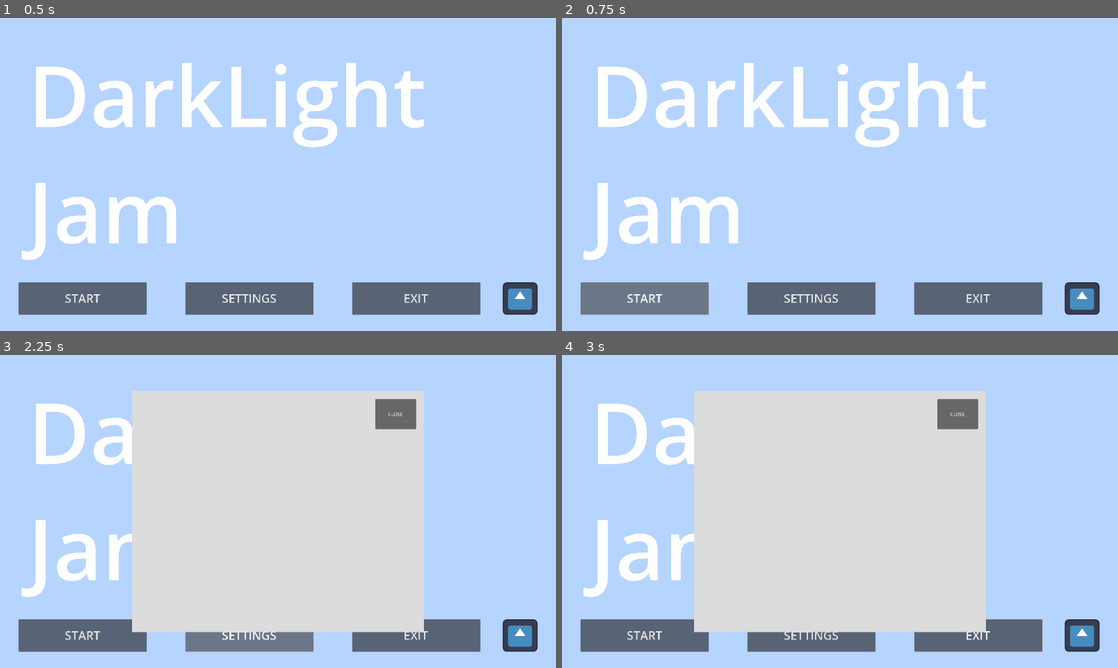
Above: before the commit, frames 1-4 (two rows, left to right).
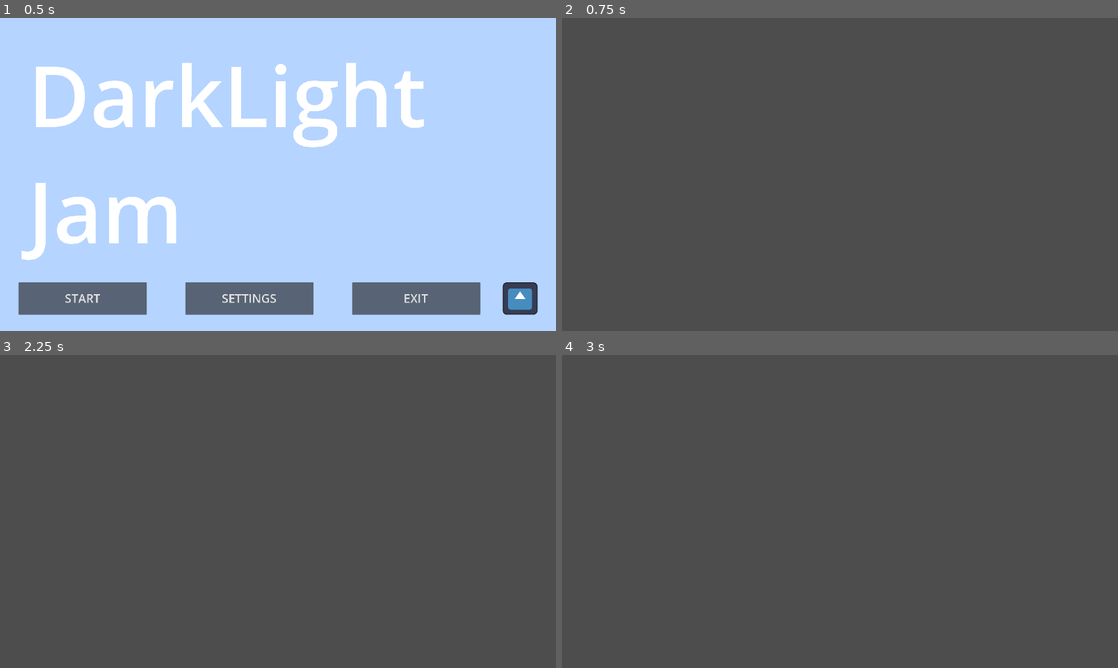
Above: after the commit, the same moments.

Repository: Wyatt5150/Godot-Wild-Jam-72
Game: Godot game, scene res://Levels/main_menu.tscn
The game is run twice, just before and just after one commit, with the same random seed, the same clock (stepped at 60 frames per second) and the same inputs. The engine's default icon, where the game draws it, is replaced by a stand-in: a white triangle on a blue panel in a dark square.
Inputs (mouse positions are in pixels of both pictures, inside the frame that each line leads up to):
- Up to frame 1 (0.5 s): no input
- Up to frame 2 (0.75 s): click "START" at 0.5 s
- Up to frame 3 (2.25 s): click (83, 636) at 1.25 s, where only the run before the commit has a clickable "START"; click (250, 636) at 2 s, where only the run before the commit has a clickable "SETTINGS"
- Up to frame 4 (3 s): move the mouse to (962, 495) at 2.77 s; hold Right (Right) from 2.78 s (still down); hold S (Darken) from 2.78 s (still down); click (962, 495) at 2.92 s

Frame 1 is identical in both runs. In frame 2, 100% of the frame differs, in the area x 0-100%, y 0-100%; in frame 3, 100%; in frame 4, 100%.

Commit message:
level framework + camera

Diff:
--- a/src/AutoLoads/save.gd
+++ b/src/AutoLoads/save.gd
@@ -4,6 +4,9 @@
 
 func _ready():
 	pass # Replace with function body.
+
+func reset():
+	roomSaveData = {}
 
 func GetRoomSave(room):
 	if !roomSaveData.has(room.name):
@@ -13,3 +16,6 @@
 		roomSaveData[room.name] = arr
 
 	return roomSaveData[room.name]
+
+func SetRoomData(room, index, val):
+	roomSaveData[room.name][index] = val
--- /dev/null
+++ b/src/Levels/level_template.tscn
@@ -0,0 +1,41 @@
+[gd_scene load_steps=4 format=3 uid="uid://dmnger67e5xjw"]
+
+[ext_resource type="Script" path="res://Scripts/level.gd" id="1_77ccr"]
+
+[sub_resource type="RectangleShape2D" id="RectangleShape2D_02kav"]
+size = Vector2(4117.5, 20)
+
+[sub_resource type="RectangleShape2D" id="RectangleShape2D_o0kwi"]
+size = Vector2(161, 1298.5)
+
+[node name="Level" type="Node2D"]
+script = ExtResource("1_77ccr")
+
+[node name="Transitions" type="Node" parent="."]
+
+[node name="Spawns" type="Node" parent="."]
+
+[node name="Objects" type="Node" parent="."]
+
+[node name="TileMap" type="TileMap" parent="."]
+format = 2
+
+[node name="CameraLock" type="StaticBody2D" parent="."]
+collision_layer = 8
+collision_mask = 0
+
+[node name="Top" type="CollisionShape2D" parent="CameraLock"]
+position = Vector2(1289, -20)
+shape = SubResource("RectangleShape2D_02kav")
+
+[node name="Bottom" type="CollisionShape2D" parent="CameraLock"]
+position = Vector2(1225, 1215)
+shape = SubResource("RectangleShape2D_02kav")
+
+[node name="Left" type="CollisionShape2D" parent="CameraLock"]
+position = Vector2(-79, 600.75)
+shape = SubResource("RectangleShape2D_o0kwi")
+
+[node name="Right" type="CollisionShape2D" parent="CameraLock"]
+position = Vector2(2538, 586)
+shape = SubResource("RectangleShape2D_o0kwi")
--- a/src/Levels/main_menu.gd
+++ b/src/Levels/main_menu.gd
@@ -1,6 +1,6 @@
 extends Control
 
-var level = "res://Levels/test.tscn"
+var level = "res://Levels/start.tscn"
 
 func _on_start_pressed():
 	get_tree().change_scene_to_file(level)
--- a/src/Levels/main_menu.tscn
+++ b/src/Levels/main_menu.tscn
@@ -29,6 +29,7 @@
 offset_top = 64.0
 offset_right = -488.0
 offset_bottom = 512.0
+grow_horizontal = 2
 theme_override_font_sizes/font_size = 291
 text = "DarkLight
 Jam"
--- /dev/null
+++ b/src/Levels/start.tscn
@@ -0,0 +1,3 @@
+[gd_scene format=3 uid="uid://dscnt5qu343fk"]
+
+[node name="Start" type="Node2D"]
--- /dev/null
+++ b/src/Scenes/camera.tscn
@@ -0,0 +1,28 @@
+[gd_scene load_steps=3 format=3 uid="uid://dvaonbvxr8oit"]
+
+[ext_resource type="Script" path="res://Scripts/Camera.gd" id="1_t3v50"]
+
+[sub_resource type="RectangleShape2D" id="RectangleShape2D_m6ko5"]
+size = Vector2(1920, 1080)
+
+[node name="Camera" type="CharacterBody2D"]
+collision_layer = 0
+collision_mask = 8
+platform_floor_layers = 4294901760
+script = ExtResource("1_t3v50")
+
+[node name="Camera2D" type="Camera2D" parent="."]
+
+[node name="CollisionShape2D" type="CollisionShape2D" parent="."]
+shape = SubResource("RectangleShape2D_m6ko5")
+
+[node name="Blackout" type="ColorRect" parent="."]
+offset_left = -2541.0
+offset_top = -1431.0
+offset_right = 2767.0
+offset_bottom = 1875.0
+color = Color(0, 0, 0, 1)
+
+[node name="Timer" type="Timer" parent="."]
+
+[connection signal="timeout" from="Timer" to="." method="_on_timer_timeout"]
--- /dev/null
+++ b/src/Scripts/Camera.gd
@@ -0,0 +1,23 @@
+extends CharacterBody2D
+
+var player
+var blackout
+var blackoutTarget
+
+func _ready():
+	blackout = $Blackout
+	blackoutTarget=1
+	$Timer.start(.2)
+	pass
+
+func _physics_process(delta):
+	if blackout.modulate.a != blackoutTarget:
+		blackout.modulate.a = move_toward(blackout.modulate.a, blackoutTarget, 5*delta)
+	velocity = (player.position - position)*5
+	move_and_slide()
+
+
+func _on_timer_timeout():
+	$Timer.stop()
+	blackoutTarget = 0
+	pass # Replace with function body.
--- a/src/Scripts/level.gd
+++ b/src/Scripts/level.gd
@@ -1,59 +1,69 @@
 # ADD THIS NODE AS A CHILD OF ANY LEVEL
 extends Node2D
 
-# key: area2d, value: next scene
-@export var transitions : Dictionary
+@export var toScenes : Array[String]
 
-# key: prev scene, value: node at spawn location
-@export var spawns : Dictionary	= {"default": null}
+@export var fromScenes : Array[String]
 
 # objects connected to save data
-@export var objects : Array
-
+var objects : Array
 var nextScene
-var player
+var timer
+var camera
 
 # Called when the node enters the scene tree for the first time.
 func _ready():
+	timer = Timer.new()
+	add_child(timer)
+	timer.timeout.connect(ToNextRoom)
+
 	# load objects
+	objects = $Objects.get_children()
 	var saveData = SaveData.GetRoomSave(self)
 	for i in objects.size():
 		if !saveData[i]:
 			objects[i].queue_free()
 
-	# set up out going transitions
+	# set up transitions
 	nextScene = null
-	for area in transitions.keys():
+	var i = 0
+	for area in $Transitions.get_children():
 		area.set_collision_mask(1)
 		area.set_collision_layer(0)
-		area.area_entered.connect(EnteredTransition.bind(transitions[area]))
+		area.body_entered.connect(EnteredTransition.bind(i))
+
+		i+=1
 
 	# spawn player
-	player = load("res://Scenes/player.tscn").instance()
-	if spawns.has(PlayerData.curScene):
-		player.position = spawns[PlayerData.curScene].position
+	var player = load("res://Scenes/player.tscn").instantiate()
+	self.add_child(player)
+	if PlayerData.curScene == null:
+		i = 0
 	else:
-		if spawns["default"] == null:
-			player.position = spawns[spawns.keys()[0]].position
-		else:
-			player.position = spawns["default"].position
-		print(self.name, " does not have a spawn point for ", PlayerData.curScene)
+		i = fromScenes.find(PlayerData.curScene)
+	player.position = $Spawns.get_child(i).position
 
-	PlayerData.curScene = self.name
+	PlayerData.curScene = self.name.to_lower()
+
+	# spawn camera
+	camera = load("res://Scenes/camera.tscn").instantiate()
+	self.add_child(camera)
+	camera.player = player
+	camera.position = player.position
 
 	# start
-
 	pass # Replace with function body.
 
-func EnteredTransition(next):
-	nextScene = next
+func EnteredTransition(_player, ind):
+	for i in objects.size():
+		if objects[i] == null:
+			SaveData.SetRoomData(self, i, false)
+	nextScene = toScenes[ind]
+	timer.start(.2)
+	camera.blackoutTarget = 1
 	# lock player controls
 	pass
 
 func ToNextRoom():
-	get_tree().change_scene_to_file(transitions[nextScene])
+	get_tree().change_scene_to_file("res://Levels/"+nextScene+".tscn")
 	pass
-
-# Called every frame. 'delta' is the elapsed time since the previous frame.
-func _process(delta):
-	pass
--- a/src/Scripts/player.gd
+++ b/src/Scripts/player.gd
@@ -53,7 +53,7 @@
 	if Input.is_action_pressed("Darken"):
 		weight = max(darkMax, weight-1)
 		weightLock = PlayerData.GetChangeSpeed()
-		PlayerData.Set_Weight(weight)
+		PlayerData.SetWeight(weight)
 	elif Input.is_action_pressed("Lighten"):
 		weight = min(lightMax, weight+1)
 		weightLock = PlayerData.GetChangeSpeed()
